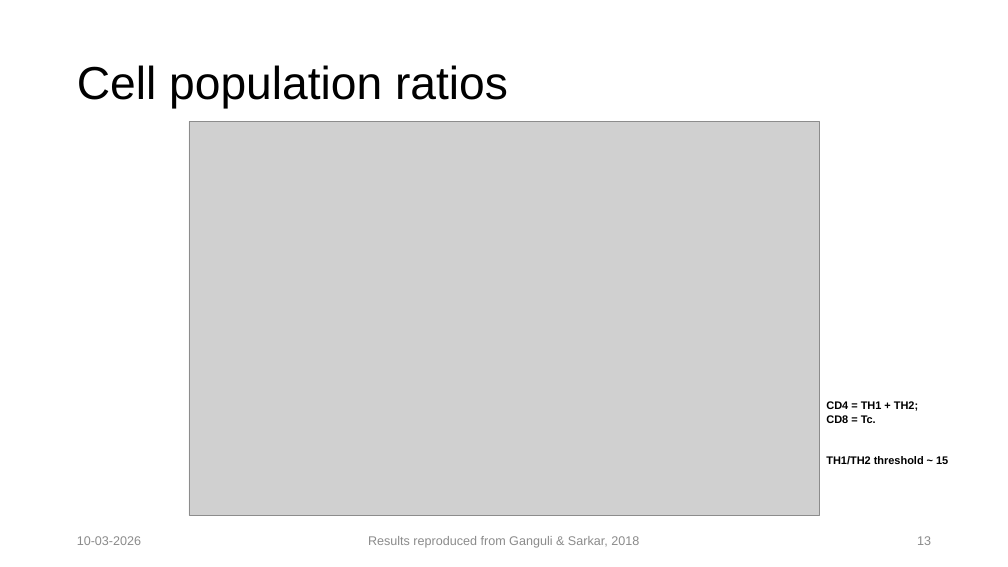
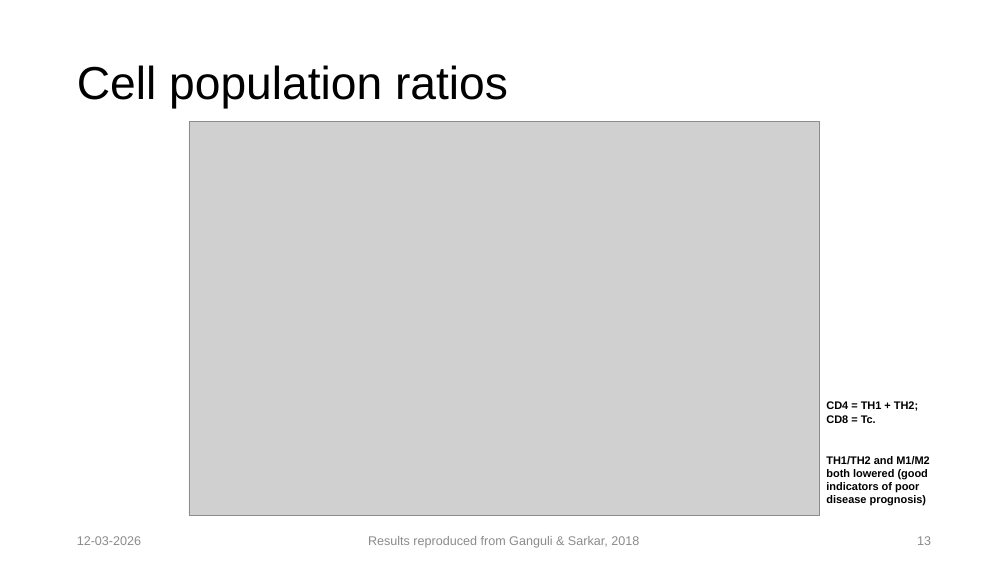
Before and after one commit to lokesh-venkatesh/TIME_Dynamics, a slide deck: slide 13 of resources/Lab Presentation 10th March.pptx. Drawn at 1008x567 pixels with LibreOffice and Linux fonts; fonts in the diff are those of the drawing; grey boxes stand for pictures. Boxes give left, top, right and bottom in pixels: in the first picture for what was removed or moved away, otherwise in the second. Text is boxed around its words. In the diff, an @@ line names an element or a change of style, - is before the commit and + after.

```diff
--- a/resources/Lab Presentation 10th March.pptx
+++ b/resources/Lab Presentation 10th March.pptx
@@ text at (826, 456, 929, 506): text changed @@
-TH1/TH2 threshold ~ 15
+TH1/TH2 and M1/M2 both lowered (good indicators of poor disease prognosis)
@@ text at (77, 536, 141, 545): text changed @@
-10-03-2026
+12-03-2026
```
Also in this commit, not shown: 18 other slides changed, 47 other files.
